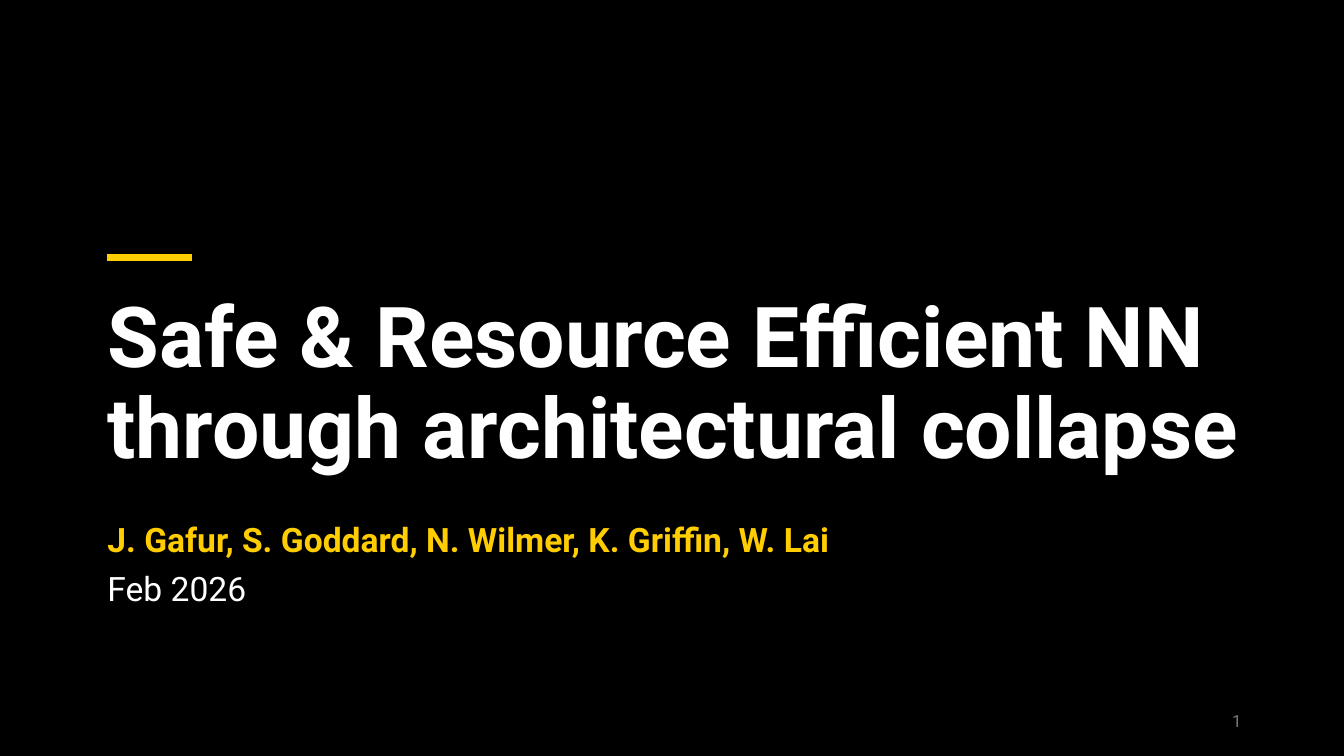
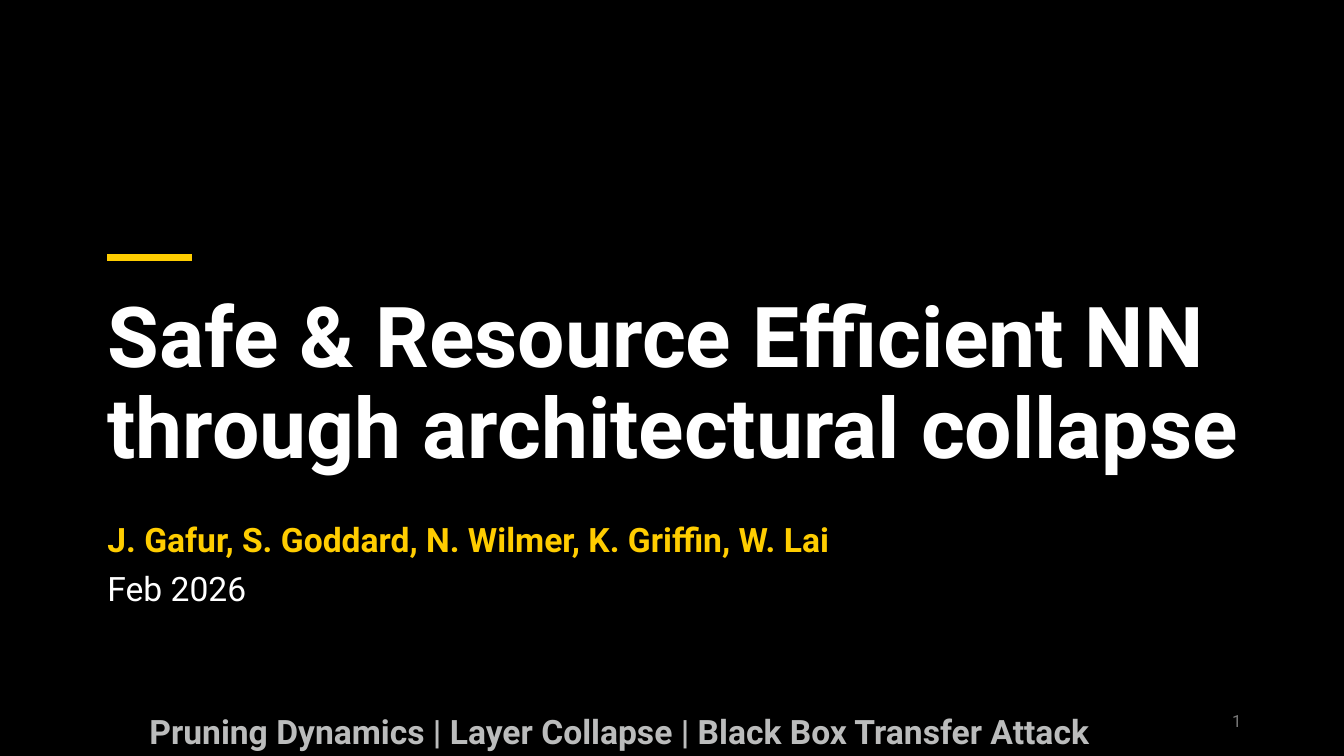
Before and after one commit to jamilgafur/Presentation, a slide deck: slide 1 of Presentation.pptx. Drawn at 1344x756 pixels with LibreOffice and Linux fonts; fonts in the diff are those of the drawing; background and template pictures are left out. Boxes give left, top, right and bottom in pixels: in the first picture for what was removed or moved away, otherwise in the second. Text is boxed around its words. In the diff, an @@ line names an element or a change of style, - is before the commit and + after.

```diff
--- a/Presentation.pptx
+++ b/Presentation.pptx
@@ text added at <box>149,718,1088,751</box>, 24 pt, text #BBBCBC, bold @@
+Pruning Dynamics | Layer Collapse | Black Box Transfer Attack
```
Also in this commit, not shown: 15 other slides changed, 8 slides added, 15 slides removed.
